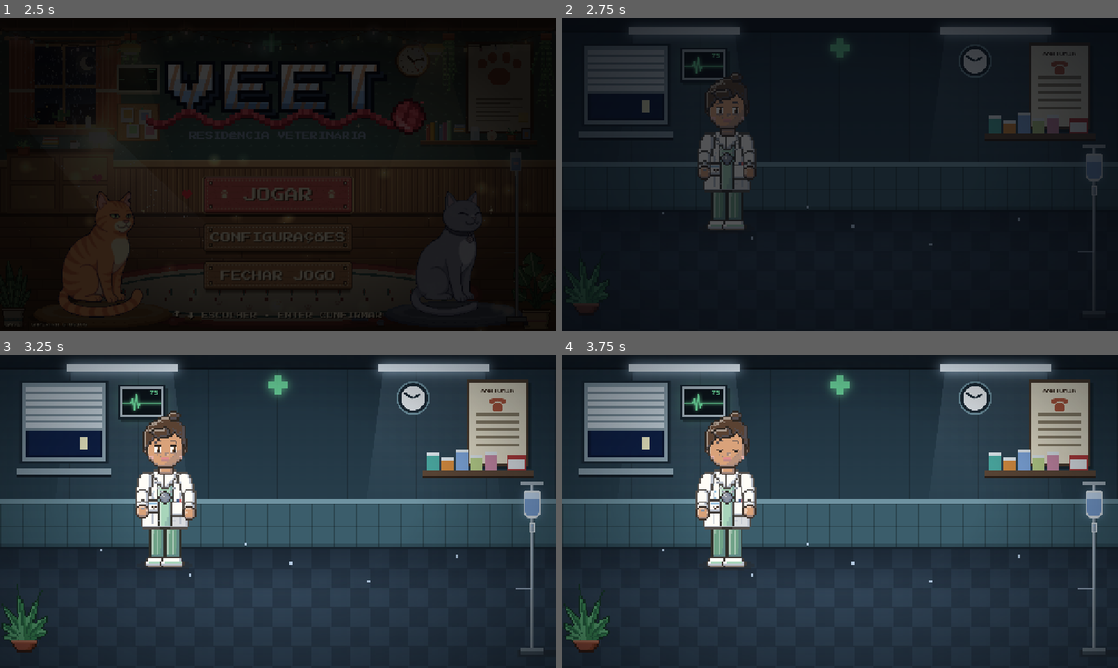
Above: before the commit, frames 1-4 (two rows, left to right).
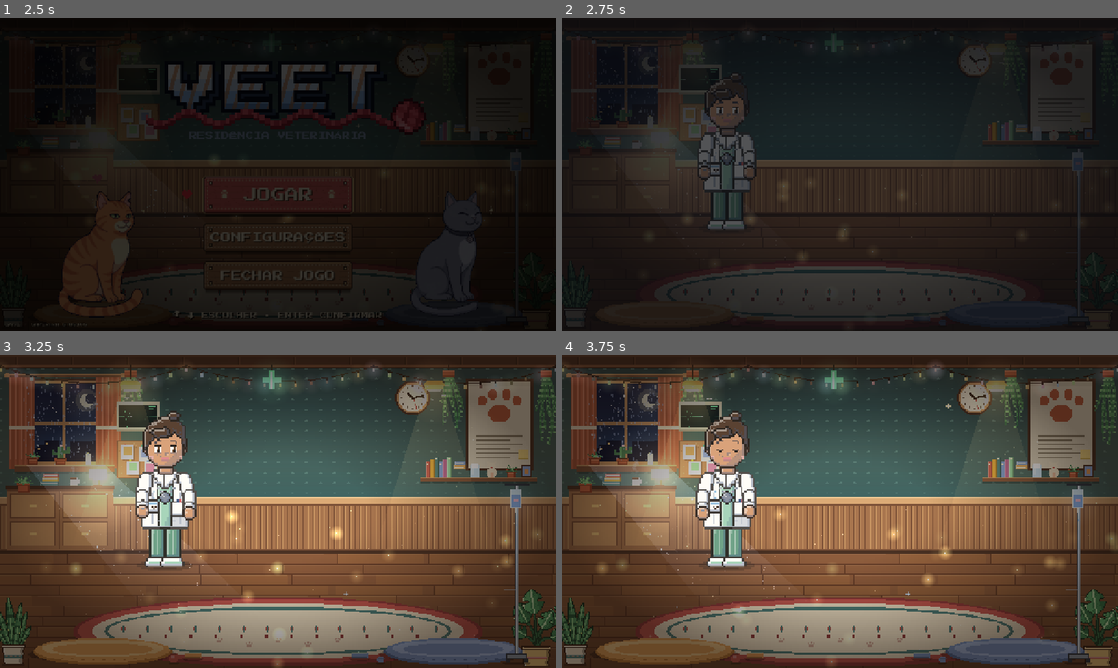
Above: after the commit, the same moments.

Repository: cauang/Veet
Game: Godot game, scene res://scenes/home/tela_home.tscn
The game is run twice, just before and just after one commit, with the same random seed, the same clock (stepped at 60 frames per second) and the same inputs.
Inputs (mouse positions are in pixels of both pictures, inside the frame that each line leads up to):
- Up to frame 1 (2.5 s): tap Enter (ui_accept) at 0.5, 0.77 s; move the mouse to (400, 158) at 0.52 s; hold Right (ui_right) 0.53-1.25 s; tap Space at 0.6 s; click (400, 158) at 0.67 s; drag from (166, 190) to (250, 237) at 1.27 s; click "JOGAR" at 2 s
- Up to frame 2 (2.75 s): no input
- Up to frame 3 (3.25 s): move the mouse to (333, 442) at 2.77 s; hold Right (ui_right) from 2.78 s (still down); tap Space at 2.85 s; click (333, 442) at 2.92 s
- Up to frame 4 (3.75 s): release Right (ui_right) at 3.5 s; drag from (812, 574) to (673, 464) at 3.52 s

Frame 1 is identical in both runs. In frame 2, 32% of the frame differs, in the area x 0-100%, y 2-100%; in frame 3, 82%, in the area x 0-100%, y 0-100%; in frame 4, 82%.

Commit message:
feat: cenario da Home (cenario_clinica) na Introducao e Triagem; falas de noite e Universidade de Fortaleza

Diff:
--- a/data/dialogos/introducao.json
+++ b/data/dialogos/introducao.json
@@ -2,9 +2,9 @@
   "id": "introducao",
   "falas": [
     { "quem": "helena", "nome": "Dra. Helena", "expressao": "sorrindo", "anim": "acenar",
-      "texto": "Bom dia, residente! Eu sou a Dra. Helena, sua preceptora neste plantão." },
+      "texto": "Boa noite, residente! Eu sou a Dra. Helena, sua preceptora neste plantão." },
     { "quem": "helena", "nome": "Dra. Helena", "expressao": "falando", "anim": "falar",
-      "texto": "Aqui na Clínica Escola da UNIFOR, ninguém é inimigo. Quem ataca é o medo e a dor do paciente." },
+      "texto": "Aqui na clínica veterinária da Universidade de Fortaleza, a UNIFOR, ninguém é inimigo. Quem ataca é o medo e a dor do paciente." },
     { "quem": "protagonista", "nome": "", "expressao": "neutro", "anim": "idle", "sem_retrato": true,
       "texto": "* Você assente e ajeita o jaleco." },
     { "quem": "helena", "nome": "Dra. Helena", "expressao": "neutro", "anim": "falar",
--- a/data/dialogos/triagem_fibonacci.json
+++ b/data/dialogos/triagem_fibonacci.json
@@ -4,7 +4,7 @@
     { "quem": "euler", "nome": "", "expressao": "neutro", "anim": "idle", "sem_retrato": true,
       "texto": "* O Prof. Euler entra com duas caixas de transporte." },
     { "quem": "euler", "nome": "Prof. Euler", "expressao": "neutro", "anim": "falar",
-      "texto": "Bom dia, aluno. O módulo de comportamento do Fibonacci apresentou uma anomalia de eficiência nas últimas 24 horas." },
+      "texto": "Boa noite, aluno. O módulo de comportamento do Fibonacci apresentou uma anomalia de eficiência nas últimas 24 horas." },
     { "quem": "helena", "nome": "Dra. Helena", "expressao": "falando", "anim": "falar",
       "texto": "Esse é o Prof. Euler, tutor do Fibonacci e do Sultão. Ouça o relato com atenção." },
     { "quem": "euler", "nome": "Prof. Euler", "expressao": "falando", "anim": "falar",
--- /dev/null
+++ b/scenes/componentes/cenario_clinica.tscn
@@ -0,0 +1,52 @@
+[gd_scene format=3]
+
+[ext_resource type="Script" path="res://scripts/home/cenario_luzes.gd" id="luzes"]
+[ext_resource type="Script" path="res://scripts/home/cenario_particulas.gd" id="part"]
+[ext_resource type="Script" path="res://scripts/home/cenario_pixel.gd" id="pixel"]
+[ext_resource type="Texture2D" path="res://assets/home/background/cenario_base.png" id="tex_0"]
+
+[sub_resource type="CanvasItemMaterial" id="Mat_add"]
+blend_mode = 1
+
+[node name="CenarioClinica" type="Control"]
+layout_mode = 3
+anchors_preset = 15
+anchor_right = 1.0
+anchor_bottom = 1.0
+grow_horizontal = 2
+grow_vertical = 2
+mouse_filter = 2
+
+[node name="Base" type="TextureRect" parent="."]
+texture_filter = 1
+layout_mode = 0
+offset_right = 1280.0
+offset_bottom = 720.0
+mouse_filter = 2
+texture = ExtResource("tex_0")
+expand_mode = 1
+
+[node name="Pixel" type="Control" parent="."]
+anchors_preset = 0
+offset_right = 640.0
+offset_bottom = 360.0
+scale = Vector2(2, 2)
+mouse_filter = 2
+script = ExtResource("pixel")
+
+[node name="Luzes" type="Control" parent="."]
+material = SubResource("Mat_add")
+anchors_preset = 0
+offset_right = 640.0
+offset_bottom = 360.0
+scale = Vector2(2, 2)
+mouse_filter = 2
+script = ExtResource("luzes")
+
+[node name="Particulas" type="Control" parent="."]
+anchors_preset = 0
+offset_right = 640.0
+offset_bottom = 360.0
+scale = Vector2(2, 2)
+mouse_filter = 2
+script = ExtResource("part")
--- a/scenes/introducao/introducao.tscn
+++ b/scenes/introducao/introducao.tscn
@@ -1,7 +1,7 @@
 [gd_scene format=3]
 
 [ext_resource type="Script" path="res://scripts/introducao/introducao.gd" id="1_intro"]
-[ext_resource type="Texture2D" path="res://assets/home/background/fundo_ambulatorio_completo.png" id="2_fundo"]
+[ext_resource type="PackedScene" path="res://scenes/componentes/cenario_clinica.tscn" id="2_fundo"]
 [ext_resource type="PackedScene" path="res://scenes/personagens/personagem.tscn" id="3_personagem"]
 [ext_resource type="PackedScene" path="res://scenes/dialogo/caixa_dialogo.tscn" id="4_caixa"]
 
@@ -14,18 +14,8 @@
 grow_vertical = 2
 script = ExtResource("1_intro")
 
-[node name="Fundo" type="TextureRect" parent="."]
-texture_filter = 1
+[node name="Fundo" parent="." instance=ExtResource("2_fundo")]
 layout_mode = 1
-anchors_preset = 15
-anchor_right = 1.0
-anchor_bottom = 1.0
-grow_horizontal = 2
-grow_vertical = 2
-mouse_filter = 2
-texture = ExtResource("2_fundo")
-expand_mode = 1
-stretch_mode = 6
 
 [node name="Palco" type="Node2D" parent="."]
 
--- a/scenes/triagem/triagem.tscn
+++ b/scenes/triagem/triagem.tscn
@@ -1,7 +1,7 @@
 [gd_scene format=3]
 
 [ext_resource type="Script" path="res://scripts/triagem/triagem.gd" id="1_intro"]
-[ext_resource type="Texture2D" path="res://assets/home/background/fundo_ambulatorio_completo.png" id="2_fundo"]
+[ext_resource type="PackedScene" path="res://scenes/componentes/cenario_clinica.tscn" id="2_fundo"]
 [ext_resource type="PackedScene" path="res://scenes/personagens/personagem.tscn" id="3_personagem"]
 [ext_resource type="PackedScene" path="res://scenes/dialogo/caixa_dialogo.tscn" id="4_caixa"]
 
@@ -14,18 +14,8 @@
 grow_vertical = 2
 script = ExtResource("1_intro")
 
-[node name="Fundo" type="TextureRect" parent="."]
-texture_filter = 1
+[node name="Fundo" parent="." instance=ExtResource("2_fundo")]
 layout_mode = 1
-anchors_preset = 15
-anchor_right = 1.0
-anchor_bottom = 1.0
-grow_horizontal = 2
-grow_vertical = 2
-mouse_filter = 2
-texture = ExtResource("2_fundo")
-expand_mode = 1
-stretch_mode = 6
 
 [node name="Palco" type="Node2D" parent="."]
 
--- a/scripts/dialogo/caixa_dialogo.gd
+++ b/scripts/dialogo/caixa_dialogo.gd
@@ -11,7 +11,7 @@
 ##   { "id": "introducao",
 ##     "falas": [ { "quem": "helena", "nome": "Dra. Helena",
 ##                  "expressao": "sorrindo", "anim": "acenar",
-##                  "texto": "Bom dia, residente!" }, ... ] }
+##                  "texto": "Boa noite, residente!" }, ... ] }
 ## "quem" e o id do personagem (usado para achar o retrato); "expressao" e um de
 ## neutro / falando / sorrindo / preocupado / surpreso. Campos extras ("anim",
 ## "evento"...) sao repassados no sinal fala_iniciada para a cena reagir.
